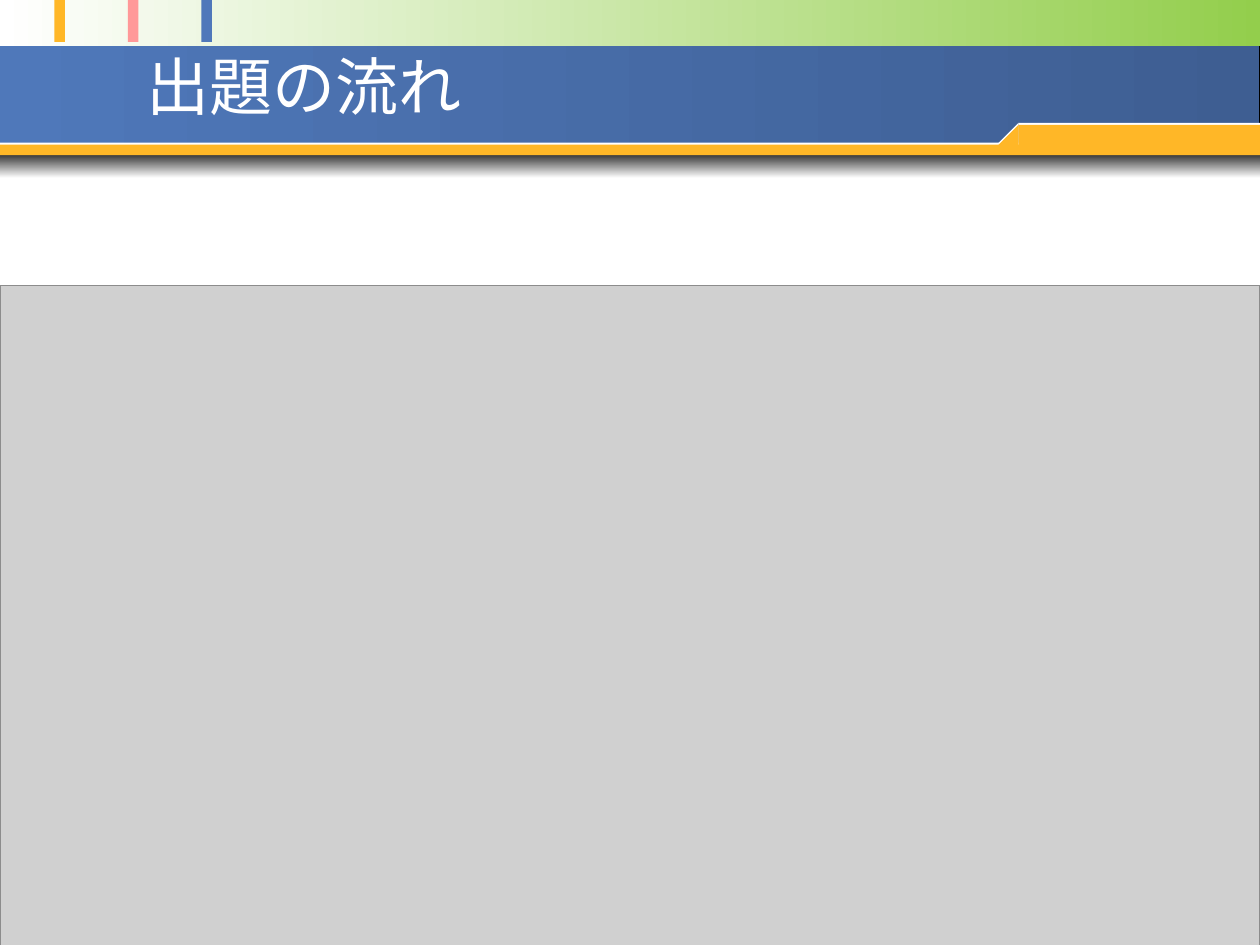
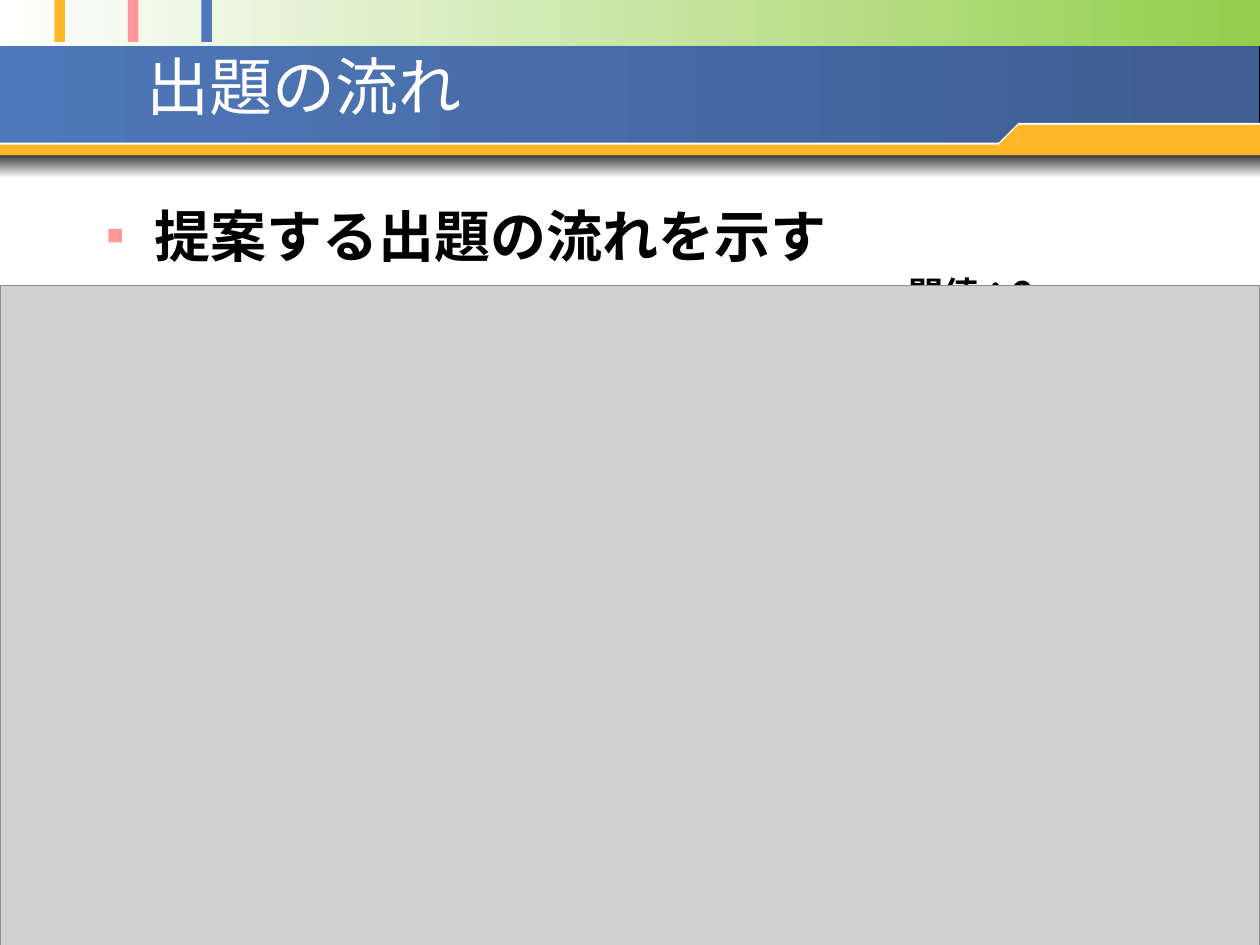
Before and after one commit to opu-yokotalab/learn-ari-thesis, a slide deck: slide 22 of pptx/20100127~発表資料1.pptx. Drawn at 1260x945 pixels with LibreOffice and Linux fonts; fonts in the diff are those of the drawing; grey boxes stand for pictures. Boxes give left, top, right and bottom in pixels: in the first picture for what was removed or moved away, otherwise in the second. Text is boxed around its words. In the diff, an @@ line names an element or a change of style, - is before the commit and + after.

```diff
--- a/pptx/20100127~発表資料1.pptx
+++ b/pptx/20100127~発表資料1.pptx
@@ text added at bbox=[154, 209, 826, 262], 32 pt, text #000000, bold @@
+■ 提案する出題の流れを示す
@@ text added at bbox=[908, 271, 1034, 286], 20 pt, text #000000, bold @@
+閾値：2問
```
Also in this commit, not shown: 16 other slides changed, 1 slide added, 17 other files.
